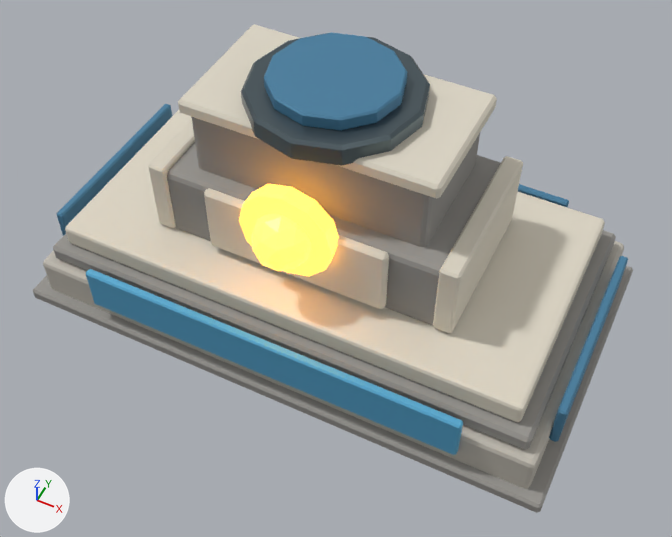
One commit to the glTF model assets/cardfront_environment/formal/hq/hq_common.glb: the scene before it, then after it.
One viewpoint serves both versions: a 50 mm camera at (3.43, -6.86, 8.91) aimed at (0.29, -0.57, 1.06). Lighting does not change. The marker at lower left points along +X, +Y and +Z. The older version comes first. Where no turn or scale is listed for an object, it has been applied to the vertices. Vertices at exactly the same position are counted once.

Names of what the first picture shows: 'Base_Main', 'Base_Skirt', 'Base_Top', 'Base_Trim', 'Core_Frame_Front', 'Core_Frame_Right', 'Core_Housing', 'Core_UpperHousing', 'Core_UpperTrim', 'FactionPanel_Back', 'FactionPanel_Front', 'FactionPanel_Left', 'FactionPanel_Right', 'Turret_Base', 'Turret_Collar' and 3 more.
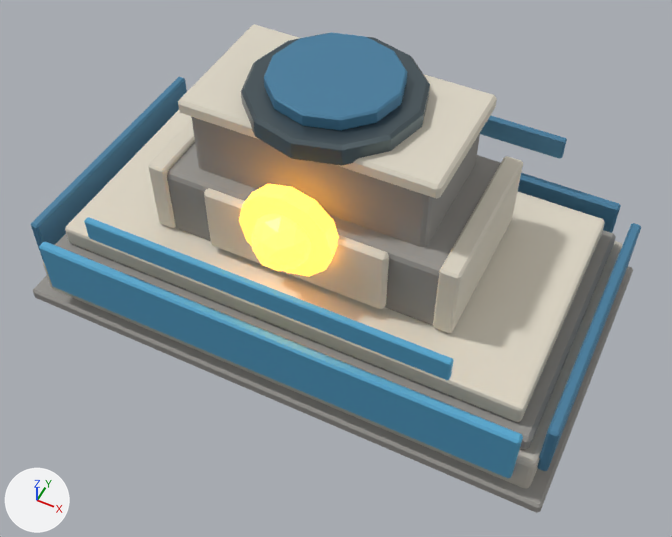
What differs and where, as boxes [x1, y1, x2, y2] in the pictures (672 x 537 px):
'FactionPanel_Front', rescaled (28% wider, 27% taller)
    before: [86, 269, 463, 455]
    after: [39, 241, 523, 478]
'FactionTrim_Front', added
    after: [84, 217, 454, 380]
'FactionPanel_Left', moved, rescaled (34% wider, 40% taller)
    before: [56, 104, 172, 236]
    after: [31, 77, 187, 262]
'FactionPanel_Right', moved, rescaled (31% wider, 33% taller)
    before: [549, 256, 628, 442]
    after: [537, 223, 641, 471]
'FactionPanel_Back', rescaled
    before: [518, 184, 569, 208]
    after: [518, 173, 621, 233]
'FactionTrim_Back', added (blue)
    after: [480, 115, 567, 159]

What changed in the scene script:
```text
Change me_cube_008:
    used by ob_factionpanel_back; location = (0.0, 1.77, 0.66)
    remove me_cube_008.from_pydata(...)  # 24 vertices, 44 faces; spans x -2.3..2.3, y -0.05..0.05, z -0.28..0.28
    add me_cube_008.from_pydata(...)  # 24 vertices, 44 faces; spans x -2.9..2.9, y -0.06..0.06, z -0.36..0.36
    me_cube_008 part 1: the whole mesh is scaled about its middle by (1.26, 1.19, 1.29)
Change me_cube_007:
    used by ob_factionpanel_front; location = (0.0, -1.77, 0.66)
    remove me_cube_007.from_pydata(...)  # 24 vertices, 44 faces; spans x -2.3..2.3, y -0.05..0.05, z -0.28..0.28
    add me_cube_007.from_pydata(...)  # 24 vertices, 44 faces; spans x -2.9..2.9, y -0.06..0.06, z -0.36..0.36
    me_cube_007 part 2: the whole mesh is scaled about its middle by (1.26, 1.19, 1.29)
Change me_cube_009:
    used by ob_factionpanel_left; location = (-3.15, 0.0, 0.66)
    remove me_cube_009.from_pydata(...)  # 24 vertices, 44 faces; spans x -0.05..0.05, y -1.2..1.2, z -0.28..0.28
    add me_cube_009.from_pydata(...)  # 24 vertices, 44 faces; spans x -0.06..0.06, y -1.6..1.6, z -0.36..0.36
    me_cube_009 part 3: the whole mesh is scaled about its middle by (1.19, 1.33, 1.29)
Change me_cube_010:
    used by ob_factionpanel_right; location = (3.15, 0.0, 0.66)
    remove me_cube_010.from_pydata(...)  # 24 vertices, 44 faces; spans x -0.05..0.05, y -1.2..1.2, z -0.28..0.28
    add me_cube_010.from_pydata(...)  # 24 vertices, 44 faces; spans x -0.06..0.06, y -1.6..1.6, z -0.36..0.36
    me_cube_010 part 4: the whole mesh is scaled about its middle by (1.19, 1.33, 1.29)
Add me_cube_011_1:
    me_cube_011_1.from_pydata(...)  # 24 vertices, 44 faces; spans x -2.1..2.1, y -0.04..0.04, z -0.14..0.14
    me_cube_011_1.materials.append(mat_mat_faction_primary)  # blue #59add7
Add me_cube_012_1:
    me_cube_012_1.from_pydata(...)  # 24 vertices, 44 faces; spans x -2.1..2.1, y -0.04..0.04, z -0.14..0.14
    me_cube_012_1.materials.append(mat_mat_faction_secondary)  # blue #4b84a6
Change ob_factionpanel_back:
    ob_factionpanel_back.location: (0.0, 1.77, 0.66) -> (0.0, 1.78, 0.76)
Change ob_factionpanel_front:
    ob_factionpanel_front.location: (0.0, -1.77, 0.66) -> (0.0, -1.78, 0.76)
Change ob_factionpanel_left:
    ob_factionpanel_left.location: (-3.15, 0.0, 0.66) -> (-3.16, 0.0, 0.76)
Change ob_factionpanel_right:
    ob_factionpanel_right.location: (3.15, 0.0, 0.66) -> (3.15, 0.0, 0.76)
Add ob_factiontrim_front:
    ob_factiontrim_front = bpy.data.objects.new('FactionTrim_Front', me_cube_011_1)
    ob_factiontrim_front.location = (0.0, -1.76, 1.72)
Add ob_factiontrim_back:
    ob_factiontrim_back = bpy.data.objects.new('FactionTrim_Back', me_cube_012_1)
    ob_factiontrim_back.location = (0.0, 1.76, 1.72)
```
